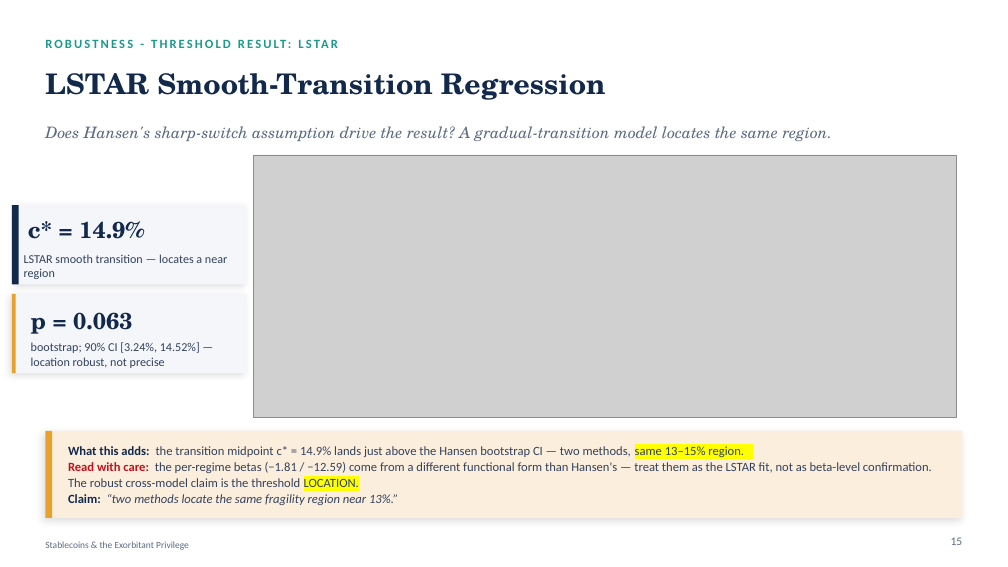
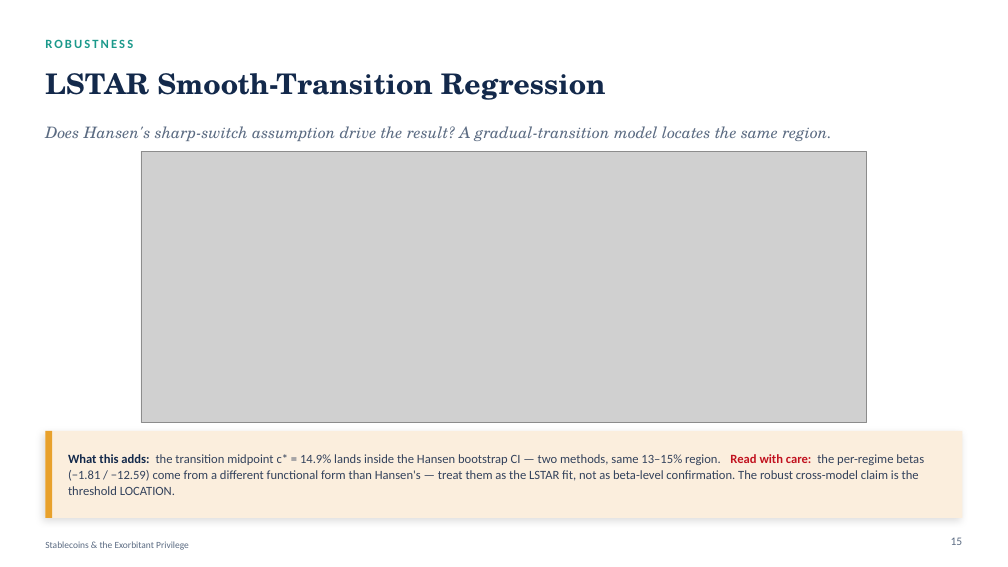
Before and after one commit to kimmireu0921/Stablecoins-and-the-Exorbitant-Privilege, a slide deck: slide 15 of presentations/0609_FINAL_merged_Stablecoin_Privilege.pptx. Drawn at 1008x567 pixels with LibreOffice and Linux fonts; fonts in the diff are those of the drawing; grey boxes stand for pictures. Boxes give left, top, right and bottom in pixels: in the first picture for what was removed or moved away, otherwise in the second. Text is boxed around its words. In the diff, an @@ line names an element or a change of style, - is before the commit and + after.

Commit message:
slide update

```diff
--- a/presentations/0609_FINAL_merged_Stablecoin_Privilege.pptx
+++ b/presentations/0609_FINAL_merged_Stablecoin_Privilege.pptx
@@ picture: place and size @@
-picture at [254, 155, 957, 418]
+picture at [141, 151, 867, 423]
@@ rectangle removed at [12, 205, 19, 284] @@
@@ rectangle removed at [17, 205, 247, 284] @@
@@ text removed at [28, 221, 144, 239] @@
-c* = 14.9%
@@ text removed at [24, 254, 227, 279] @@
-LSTAR smooth transition — locates a near region
@@ rectangle removed at [12, 294, 247, 374] @@
@@ rectangle removed at [12, 294, 16, 374] @@
@@ text removed at [31, 312, 132, 334] @@
-p = 0.063
@@ text removed at [31, 342, 200, 368] @@
-bootstrap; 90% CI [3.24%, 14.52%] — location robust, not precise
@@ text at [68, 454, 924, 495]: text changed @@
-What this adds: the transition midpoint c* = 14.9% lands just above the Hansen bootstrap CI — two methods, same 13–15% region.
-Read with care: the per-regime betas (−1.81 / −12.59) come from a different functional form than Hansen's — treat them as the LSTAR fit, not as beta-level confirmation. The robust cross-model claim is the threshold LOCATION.
-Claim: “two methods locate the same fragility region near 13%.”
+What this adds: the transition midpoint c* = 14.9% lands inside the Hansen bootstrap CI — two methods, same 13–15% region. Read with care: the per-regime betas (−1.81 / −12.59) come from a different functional form than Hansen's — treat them as the LSTAR fit, not as beta-level confirmation. The robust cross-model claim is the threshold LOCATION.
```
Also in this commit, not shown: 3 other slides changed.
